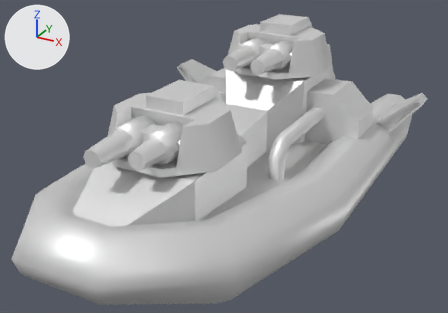
Before and after pictures for a commit that changed the glTF model glb/coresupp.glb.
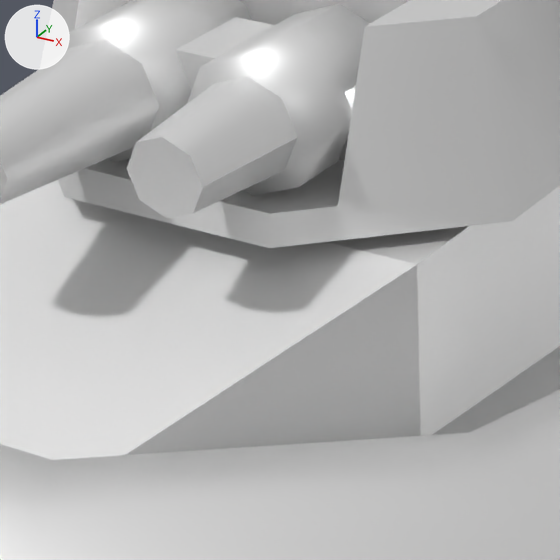
Each version is shown whole from a camera (50 mm lens) standing at (20.05, -38.82, 21.81) and looking at (-0.92, -0.69, 2.75), then close up on the part from 22% to 51% of the width and 38% to 80% of the height. The lights are fixed; the arrows at upper left show +X, +Y and +Z. The first two pictures are the older version. Both versions are drawn at frame 5 of the action 'Fire_1'; the numbers are the values there.

Names of what the first close-up shows: 'base', 'flbarrel', 'frbarrel', 'fsleeve', 'fturret'.
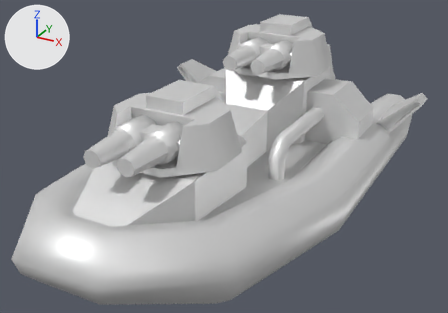
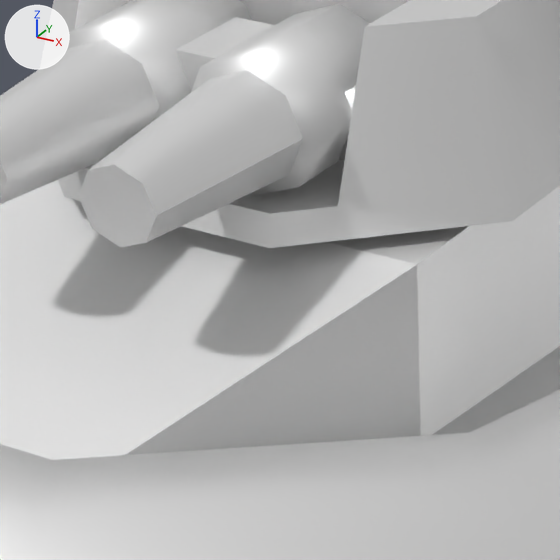
Changed parts and their boxes [x1, y1, x2, y2] in the close-ups (560 x 560 px):
'flbarrel', moved: before [127, 76, 297, 218]; after [79, 70, 303, 247]

Edits to the bpy script that builds the scene:
```text
Change ob_flbarrel:
    ob_flbarrel.location: (1.13, -0.441, 0.149) -> (1.13, -1.409, 0.149)
```
